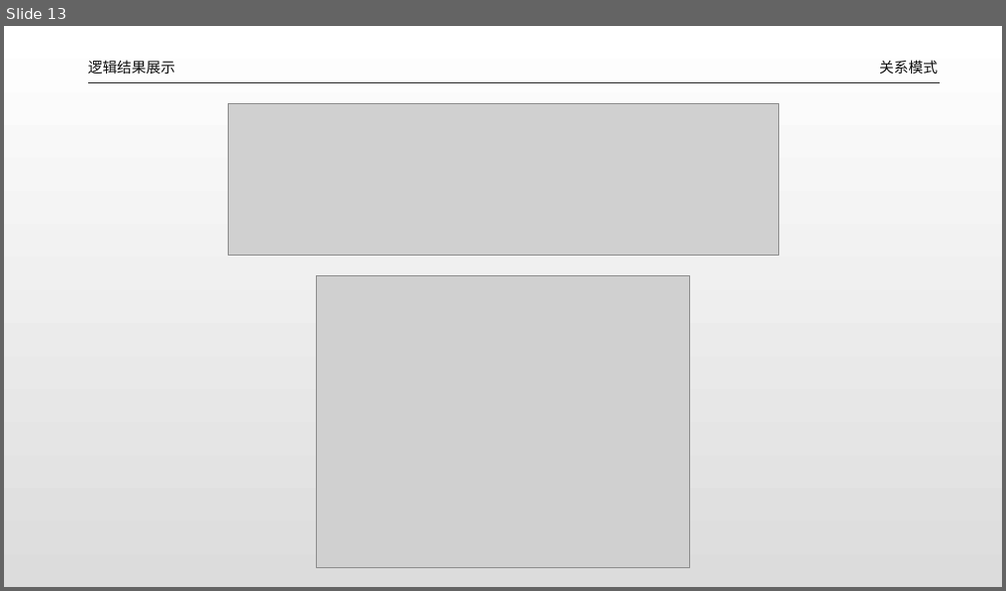
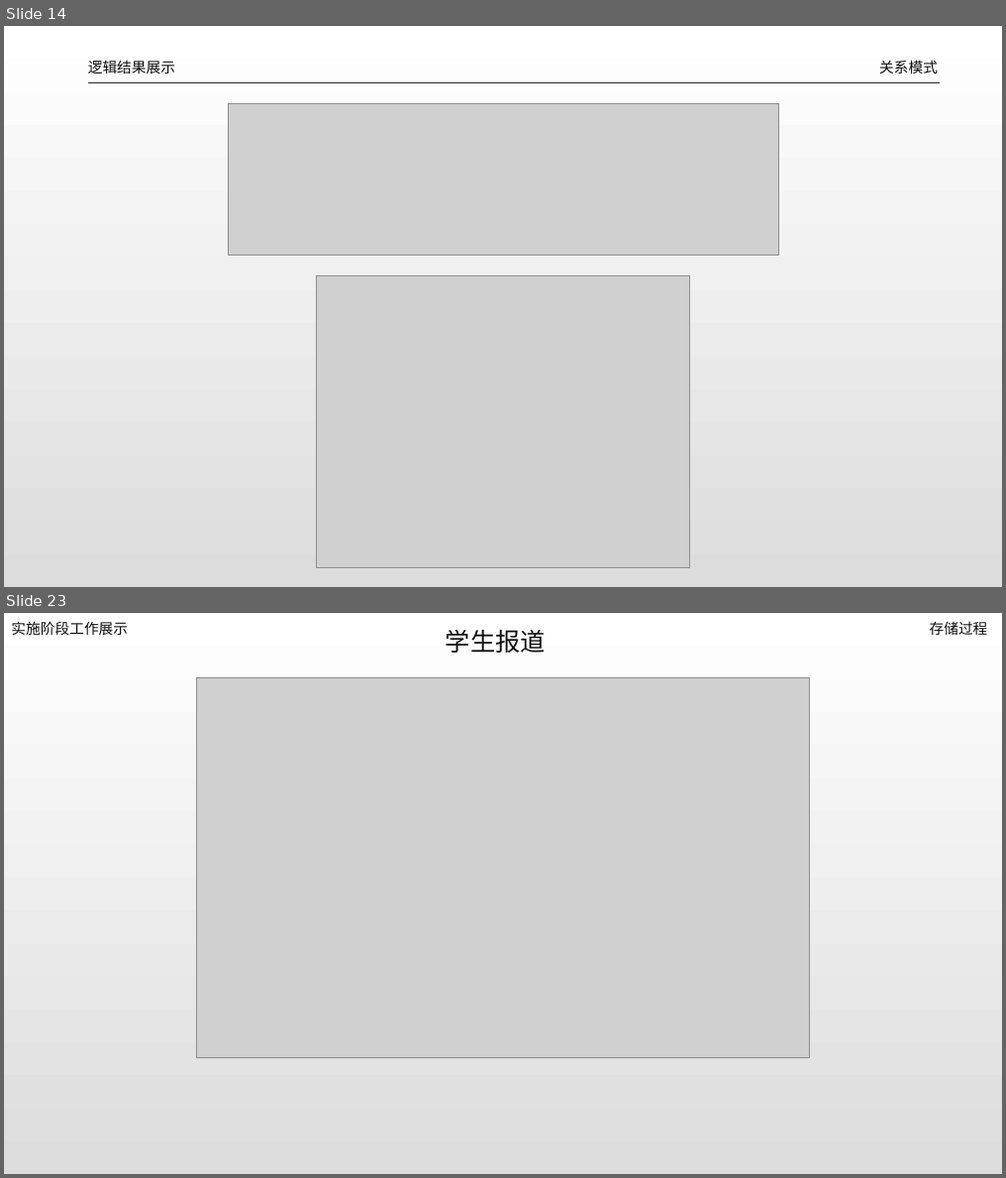
Before and after one commit to dlct-wzx/database-practice, a slide deck: 答辩ppt.pptx. Shown one above the other, each under a label of ours: slide 13 before the commit, slides 14 and 23 after it; the slides between them are not shown. The pictures are 1006x591 and 1006x1178 pixels, drawn with LibreOffice and Linux fonts; fonts in the diff are those of the drawing; grey boxes stand for pictures. Boxes give left, top, right and bottom in pixels: in the first picture for what was removed or moved away, otherwise in the second. Text is boxed around its words. In the diff, an @@ line names an element or a change of style, - is before the commit and + after.

```diff
--- a/答辩ppt.pptx
+++ b/答辩ppt.pptx
@@ slide 23 added at [4, 613, 1002, 1174], background gradient #FFFFFF to #DCDCDC @@
@@ text added at [11, 621, 128, 636], 14 pt, text #0D0D0D @@
+实施阶段工作展示
@@ text added at [446, 630, 546, 653], 24 pt, text #0D0D0D @@
+学生报道
@@ text added at [930, 621, 988, 635], 14 pt, text #0D0D0D @@
+存储过程
@@ picture added at [196, 678, 810, 1059] @@
@@ what was slide 13 is now slide 14 @@
```
Also in this commit, not shown: 6 slides changed, 10 other slides added, 4 slides removed, 10 other files.
